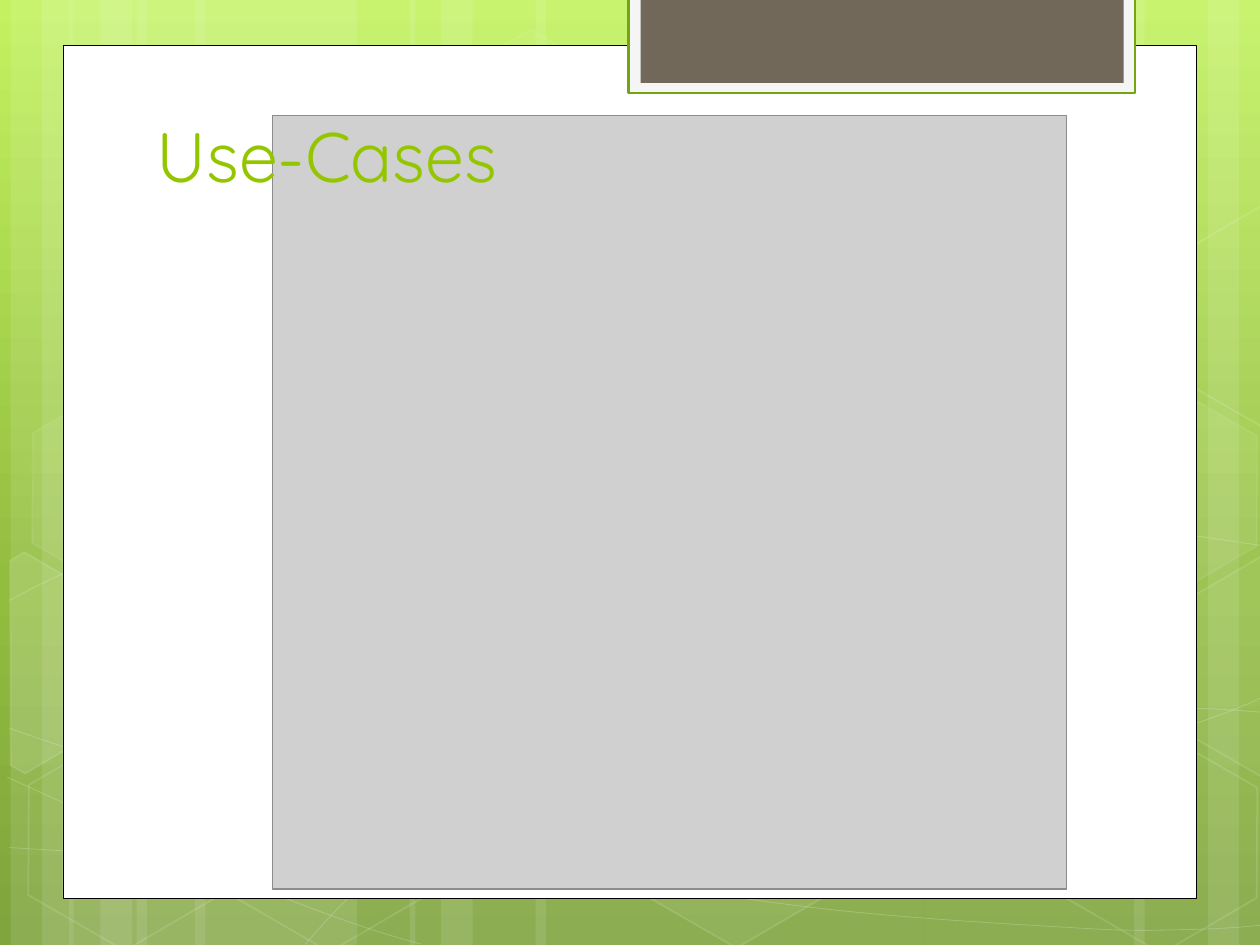
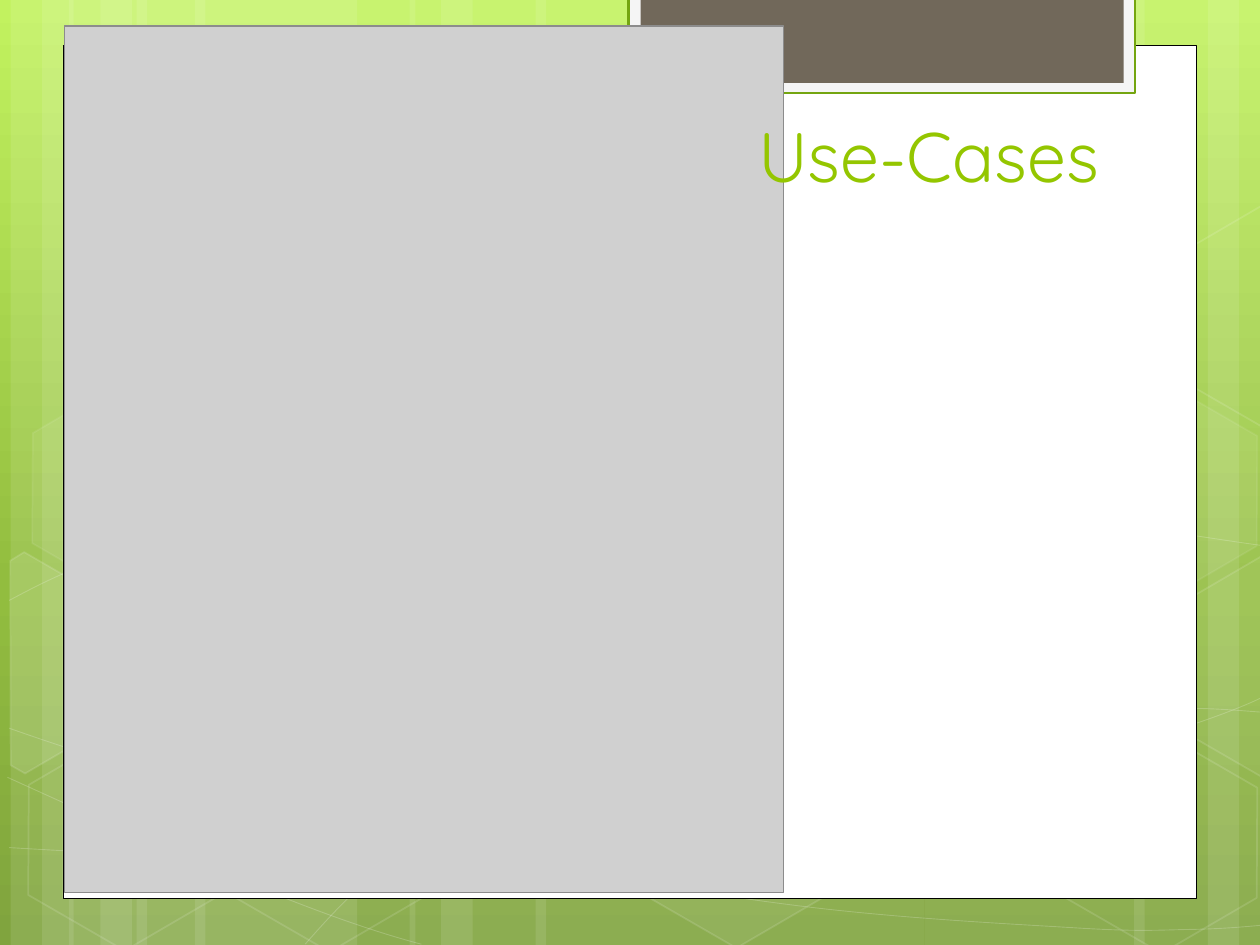
Before and after one commit to Yserz/Auto-B-Day, a slide deck: slide 9 of projectmanagement/presentations/3_Auto-B-Day_Endpraesentation.pptx. Drawn at 1260x945 pixels with LibreOffice and Linux fonts; fonts in the diff are those of the drawing; grey boxes stand for pictures. Boxes give left, top, right and bottom in pixels: in the first picture for what was removed or moved away, otherwise in the second. Text is boxed around its words. In the diff, an @@ line names an element or a change of style, - is before the commit and + after.

```diff
--- a/projectmanagement/presentations/3_Auto-B-Day_Endpraesentation.pptx
+++ b/projectmanagement/presentations/3_Auto-B-Day_Endpraesentation.pptx
@@ picture added at bbox=[64, 26, 784, 893] @@
@@ title "Use-Cases" at bbox=[758, 110, 1099, 201]: alignment left to right @@
@@ picture removed at bbox=[273, 116, 1067, 890] @@
```
Also in this commit, not shown: 4 other slides changed, 1 slide removed, 2 other files.
